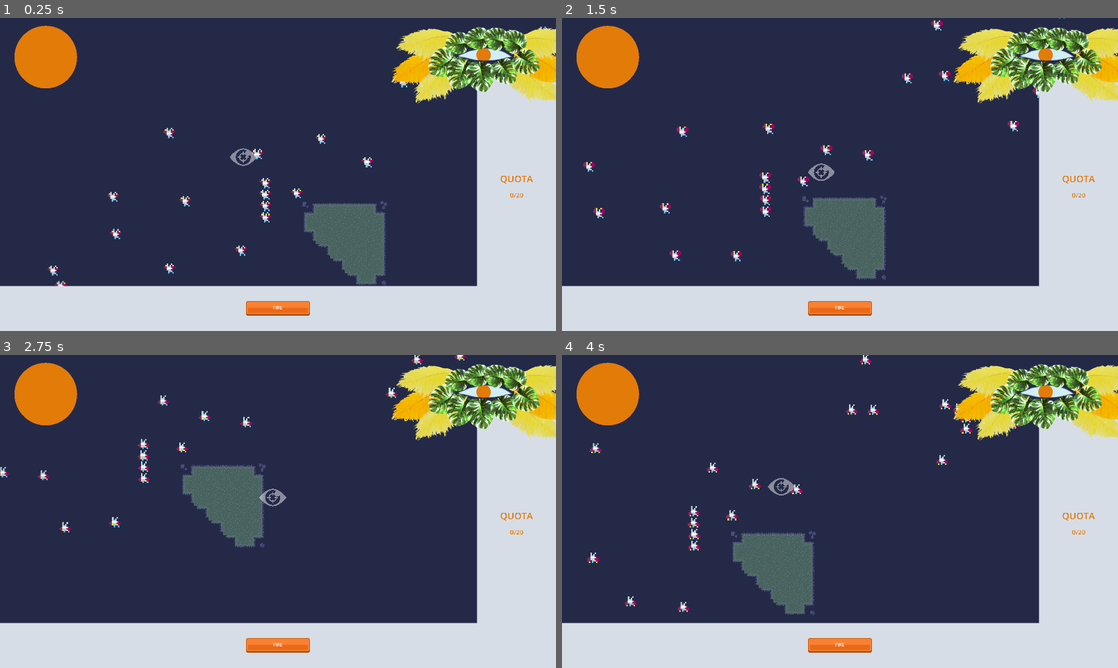
Above: before the commit, frames 1-4 (two rows, left to right).
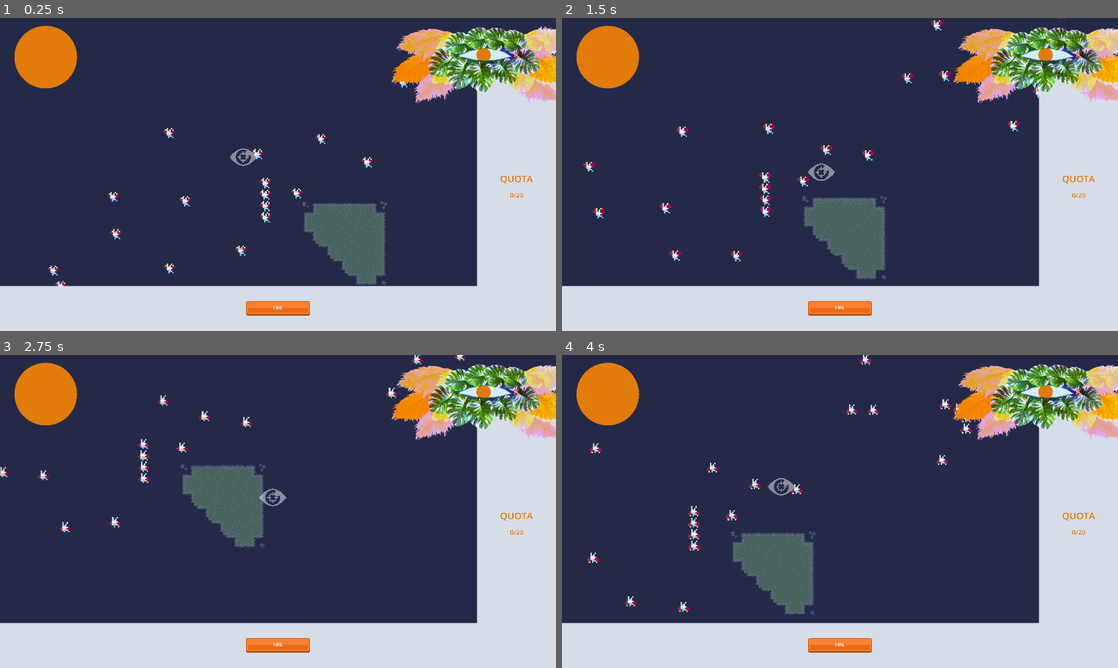
Above: after the commit, the same moments.

Repository: ocdunlap/laughingeye
Game: Godot game, scene res://ScenesGeneral/main_container.tscn
The game is run twice, just before and just after one commit, with the same random seed, the same clock (stepped at 60 frames per second) and the same inputs. The project has no main scene, so this scene is started directly.
Inputs:
- Up to frame 1 (0.25 s): no input
- Up to frame 2 (1.5 s): hold D (move_right) 0.53-1.28 s; hold S (move_down) from 1.28 s (still down)
- Up to frame 3 (2.75 s): release S (move_down) at 2.03 s; hold D (move_right) from 2.03 s (still down)
- Up to frame 4 (4 s): release D (move_right) at 2.78 s; hold W (move_up) 2.78-3.53 s; hold A (move_left) from 3.53 s (still down)

The runs differ from the first frame. In frame 1, 4.3% of the frame differs, in the area x 70-100%, y 2-28%; in frame 2, 4.3%; in frame 3, 4.3%; in frame 4, 4.3%.

Commit message:
Added glitch animation

Diff:
--- a/ScenesGeneral/ui_main.tscn
+++ b/ScenesGeneral/ui_main.tscn
@@ -8,6 +8,7 @@
 [ext_resource type="Texture2D" uid="uid://btsvirjrt457k" path="res://ArtAssets/red_button12.png" id="5_mprq2"]
 [ext_resource type="Texture2D" uid="uid://b0rv8pjuualm1" path="res://ArtAssets/Watcher.png" id="7_45bdf"]
 [ext_resource type="Script" path="res://Scripts/Watcher.gd" id="7_673rv"]
+[ext_resource type="Material" uid="uid://c1ls8jy24b61" path="res://Shaders/cartridge_glitch.tres" id="8_co0wd"]
 
 [sub_resource type="ShaderMaterial" id="ShaderMaterial_6h1cx"]
 shader = ExtResource("2_op73v")
@@ -50,8 +51,137 @@
 "values": [Vector2(240, 100), Vector2(260, 70), Vector2(240, 100), Vector2(240, 100), Vector2(180, 70), Vector2(240, 100), Vector2(230, 100), Vector2(195, 117), Vector2(180, 100), Vector2(200, 110), Vector2(180, 100), Vector2(180, 100), Vector2(240, 100)]
 }
 
+[sub_resource type="Animation" id="Animation_l2xu1"]
+resource_name = "eye-glitch-1"
+length = 0.8
+tracks/0/type = "value"
+tracks/0/imported = false
+tracks/0/enabled = true
+tracks/0/path = NodePath("WatcherFrame:material:shader_parameter/red_displacement")
+tracks/0/interp = 1
+tracks/0/loop_wrap = true
+tracks/0/keys = {
+"times": PackedFloat32Array(0, 0.1, 0.2, 0.3, 0.5, 0.6, 0.7, 0.8),
+"transitions": PackedFloat32Array(1, 1, 1, 1, 1, 1, 1, 1),
+"update": 0,
+"values": [4.75e-08, 0.00600005, 4.75e-08, 0.522, 0.522, 0.522, 0.522, 4.75e-08]
+}
+tracks/1/type = "value"
+tracks/1/imported = false
+tracks/1/enabled = true
+tracks/1/path = NodePath("WatcherFrame:material:shader_parameter/green_displacement")
+tracks/1/interp = 1
+tracks/1/loop_wrap = true
+tracks/1/keys = {
+"times": PackedFloat32Array(0, 0.1, 0.2, 0.3, 0.5, 0.6, 0.8),
+"transitions": PackedFloat32Array(1, 1, 1, 1, 1, 1, 1),
+"update": 0,
+"values": [0.25, 0.41, 4.75e-08, 0.457, 0.457, 0.457, 0.25]
+}
+tracks/2/type = "value"
+tracks/2/imported = false
+tracks/2/enabled = true
+tracks/2/path = NodePath("WatcherFrame:material:shader_parameter/blue_displacement")
+tracks/2/interp = 1
+tracks/2/loop_wrap = true
+tracks/2/keys = {
+"times": PackedFloat32Array(0, 0.1, 0.2, 0.4, 0.5, 0.6, 0.7, 0.8),
+"transitions": PackedFloat32Array(1, 1, 1, 1, 1, 1, 1, 1),
+"update": 0,
+"values": [-1.0, -0.543, -0.675, 5.96046e-08, 5.96046e-08, 4.75e-08, -0.765, -1.0]
+}
+tracks/3/type = "value"
+tracks/3/imported = false
+tracks/3/enabled = true
+tracks/3/path = NodePath("WatcherFrame:material:shader_parameter/ghost")
+tracks/3/interp = 1
+tracks/3/loop_wrap = true
+tracks/3/keys = {
+"times": PackedFloat32Array(0, 0.1, 0.2, 0.4, 0.5, 0.6, 0.7, 0.8),
+"transitions": PackedFloat32Array(1, 1, 1, 1, 1, 1, 1, 1),
+"update": 1,
+"values": [0.0, 0.225, 0.0, 0.505, 0.0, 0.0, 0.505, 0.0]
+}
+tracks/4/type = "value"
+tracks/4/imported = false
+tracks/4/enabled = true
+tracks/4/path = NodePath("WatcherFrame:material:shader_parameter/scan_effect")
+tracks/4/interp = 1
+tracks/4/loop_wrap = true
+tracks/4/keys = {
+"times": PackedFloat32Array(0, 0.1, 0.2, 0.5, 0.7, 0.8),
+"transitions": PackedFloat32Array(1, 1, 1, 1, 1, 1),
+"update": 0,
+"values": [0.0, 0.2, 0.0, 0.52, 0.52, 0.0]
+}
+
+[sub_resource type="Animation" id="Animation_7tle5"]
+length = 0.001
+tracks/0/type = "value"
+tracks/0/imported = false
+tracks/0/enabled = true
+tracks/0/path = NodePath("WatcherFrame:material:shader_parameter/red_displacement")
+tracks/0/interp = 1
+tracks/0/loop_wrap = true
+tracks/0/keys = {
+"times": PackedFloat32Array(0),
+"transitions": PackedFloat32Array(1),
+"update": 0,
+"values": [0.00600005]
+}
+tracks/1/type = "value"
+tracks/1/imported = false
+tracks/1/enabled = true
+tracks/1/path = NodePath("WatcherFrame:material:shader_parameter/green_displacement")
+tracks/1/interp = 1
+tracks/1/loop_wrap = true
+tracks/1/keys = {
+"times": PackedFloat32Array(0),
+"transitions": PackedFloat32Array(1),
+"update": 0,
+"values": [0.41]
+}
+tracks/2/type = "value"
+tracks/2/imported = false
+tracks/2/enabled = true
+tracks/2/path = NodePath("WatcherFrame:material:shader_parameter/blue_displacement")
+tracks/2/interp = 1
+tracks/2/loop_wrap = true
+tracks/2/keys = {
+"times": PackedFloat32Array(0),
+"transitions": PackedFloat32Array(1),
+"update": 0,
+"values": [-0.543]
+}
+tracks/3/type = "value"
+tracks/3/imported = false
+tracks/3/enabled = true
+tracks/3/path = NodePath("WatcherFrame:material:shader_parameter/ghost")
+tracks/3/interp = 1
+tracks/3/loop_wrap = true
+tracks/3/keys = {
+"times": PackedFloat32Array(0),
+"transitions": PackedFloat32Array(1),
+"update": 0,
+"values": [0.225]
+}
+tracks/4/type = "value"
+tracks/4/imported = false
+tracks/4/enabled = true
+tracks/4/path = NodePath("WatcherFrame:material:shader_parameter/scan_effect")
+tracks/4/interp = 1
+tracks/4/loop_wrap = true
+tracks/4/keys = {
+"times": PackedFloat32Array(0),
+"transitions": PackedFloat32Array(1),
+"update": 0,
+"values": [0.2]
+}
+
 [sub_resource type="AnimationLibrary" id="AnimationLibrary_83px3"]
 _data = {
+"RESET": SubResource("Animation_7tle5"),
+"eye-glitch-1": SubResource("Animation_l2xu1"),
 "eye-wander-1": SubResource("Animation_5upjb"),
 "eye-wander-2": SubResource("Animation_jjsuv")
 }
@@ -61,6 +191,9 @@
 
 [sub_resource type="LabelSettings" id="LabelSettings_tui0h"]
 font_size = 24
+font_color = Color(0.819608, 0.933333, 0.968627, 1)
+shadow_size = 5
+shadow_color = Color(0.890196, 0.482353, 0.0352941, 1)
 
 [node name="UIMain" type="Control"]
 layout_mode = 3
@@ -212,23 +345,17 @@
 
 [node name="Pupil" type="TextureRect" parent="Watcher"]
 modulate = Color(0.890196, 0.482353, 0.0352941, 1)
-layout_mode = 1
-anchors_preset = -1
-anchor_left = 0.375
-anchor_top = 0.359
-anchor_right = 0.581
-anchor_bottom = 0.518
-offset_left = -20.25
-offset_top = -101.04
-offset_right = 38.6461
-offset_bottom = -134.636
-grow_horizontal = 2
-grow_vertical = 2
+layout_mode = 0
+offset_left = 240.0
+offset_top = 100.0
+offset_right = 441.86
+offset_bottom = 155.444
 texture = ExtResource("3_o12e0")
 expand_mode = 1
 stretch_mode = 5
 
 [node name="WatcherFrame" type="TextureRect" parent="Watcher"]
+material = ExtResource("8_co0wd")
 layout_mode = 1
 anchors_preset = 15
 anchor_right = 1.0
@@ -246,7 +373,7 @@
 [node name="Barks" type="Label" parent="Watcher"]
 layout_mode = 1
 anchors_preset = -1
-anchor_top = 0.051
+anchor_top = 0.09
 anchor_bottom = 0.442
 offset_left = -116.0
 offset_bottom = 34.0
--- a/Scripts/Watcher.gd
+++ b/Scripts/Watcher.gd
@@ -42,6 +42,9 @@
 	# Set text
 	barks_label.text = barks_list.pick_random()
 
+	# Play animation
+	anim_player.play("eye-glitch-1")
+
 	# Set timer, then clear
 	var timer = get_tree().create_timer(bark_keep_open)
 	await timer.timeout
--- /dev/null
+++ b/Shaders/cartridge_glitch.gdshader
@@ -0,0 +1,30 @@
+shader_type canvas_item;
+
+
+uniform float red_displacement : hint_range(-1.0,1.0) = 0.0;
+uniform float green_displacement : hint_range(-1.0,1.0) = 0.0;
+uniform float blue_displacement : hint_range(-1.0,1.0) = 0.0;
+uniform float ghost : hint_range(0.0, 1.0) = 0.0;
+uniform float intensity : hint_range(0.0,1.0) = 0.0;
+uniform float scan_effect : hint_range(0.0,1.0) = 0.0;
+uniform float distortion_effect : hint_range(0.0,1.0) = 0.0;
+uniform float negative_effect : hint_range(0.0,1.0) = 0.0;
+
+
+void fragment()
+{
+	vec4 baseTexture = texture(TEXTURE, UV);
+	vec4 color1 = texture(TEXTURE, UV+vec2(sin(TIME*0.2*intensity), tan(UV.y)));
+	COLOR = (1.0-scan_effect)*baseTexture*0.75 + scan_effect*color1;
+
+	vec4 color2 = texture(TEXTURE, UV+vec2(fract(TIME*0.01*intensity), cos(fract(TIME*intensity)*10.0)));
+	COLOR = COLOR + ((1.0-distortion_effect)*baseTexture*0.75 + distortion_effect*color2);
+
+	vec4 color3 = texture(TEXTURE, UV + vec2(fract(TIME*0.1*intensity), tan(TIME*0.02*intensity) ));
+	COLOR = COLOR - ((1.0-negative_effect)*baseTexture*0.5 + negative_effect*color3);
+
+	COLOR.r = (1.0-red_displacement)*baseTexture.r + red_displacement*texture(TEXTURE, UV-vec2(sin(TIME*0.1*intensity) + 0.2, 0.1)).r;
+	COLOR.g = (1.0-green_displacement)*baseTexture.g +  green_displacement*texture(TEXTURE, UV+vec2(- 0.2, sin(TIME*0.1*intensity))).g;
+	COLOR.b = (1.0-blue_displacement)*baseTexture.b + blue_displacement*texture(TEXTURE, UV+vec2(sin(TIME*0.1*intensity) + 0.2, 0.1)).b;
+	COLOR = COLOR + texture(TEXTURE, UV + UV*ghost)*ghost;
+}
--- /dev/null
+++ b/Shaders/cartridge_glitch.tres
@@ -0,0 +1,14 @@
+[gd_resource type="ShaderMaterial" load_steps=2 format=3 uid="uid://c1ls8jy24b61"]
+
+[ext_resource type="Shader" path="res://Shaders/cartridge_glitch.gdshader" id="1_xl6wi"]
+
+[resource]
+shader = ExtResource("1_xl6wi")
+shader_parameter/red_displacement = 4.74975e-08
+shader_parameter/green_displacement = 0.25
+shader_parameter/blue_displacement = -1.0
+shader_parameter/ghost = 0.0
+shader_parameter/intensity = 0.0
+shader_parameter/scan_effect = 0.0
+shader_parameter/distortion_effect = 0.0
+shader_parameter/negative_effect = 0.0
Not shown: 1 places in ScenesGeneral/ui_main.tscn that only renumber resources
